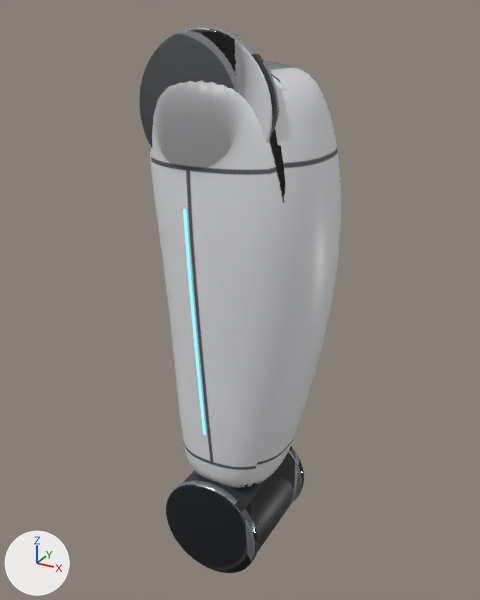
An edit to the glTF model src/my_robot_description/meshes/legs/glb/right_thigh.glb, drawn before and after from the same camera.
Camera for both pictures: a 50 mm camera at (0.232, -0.418, 0.061) aimed at (0.0, 0.004, -0.15). The axes (+X, +Y, +Z) are drawn at lower left. The lights are the same throughout. The older version comes first. Vertices at exactly the same position are counted once.

Objects in the first picture: 'right_thigh'.
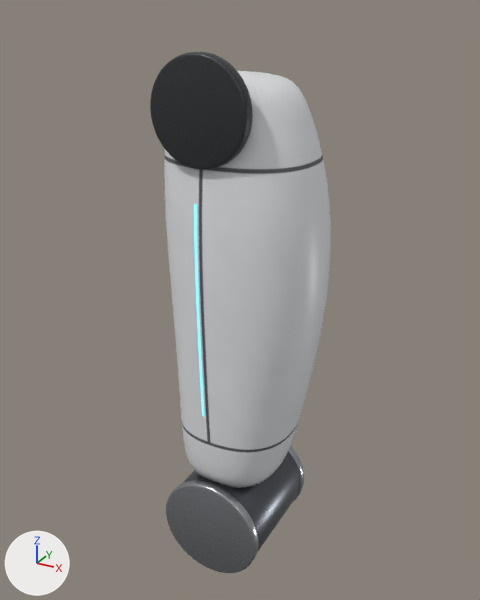
What the commit changed:
me_right_thigh is used by ob_right_thigh; location (0.0, 0.0, 0.0).
me_right_thigh had 6530 vertices, 13040 faces and spanned x -0.06..0.076, y -0.059..0.059, z -0.384..0.05.
me_right_thigh now has 6530 vertices, 13040 faces and spans x -0.051..0.07, y -0.053..0.052, z -0.384..0.036.
me_right_thigh part 1: the loose piece of 384 vertices spanning x -0.05..0.05, y -0.046..-0.034, z -0.05..0.05 is scaled about its middle by (0.715, 0.811, 0.715), then moved by (0.0, -0.008, 0.0).
me_right_thigh part 2: 3835 of 6530 vertices moved; they spanned x -0.06..0.076, y -0.059..0.059, z -0.263..0.03 and now span x -0.051..0.07, y -0.052..0.052, z -0.263..0.022; mean shift (0.0, 0.0, -0.001); largest move (-0.047, -0.035, 0.005) -> (-0.037, -0.027, 0.003).
me_right_thigh part 3: texture (UV) coordinates of 12979 of 13040 faces, centred in x -0.06..0.076, y -0.059..0.059, z -0.384..0.05, changed; they spanned u 0.0..1.0, v 0.0..0.97 and now span u 0.0..0.99, v 0.0..1.0.

Pixel boxes [x1, y1, x2, y2] of what changed, in the pictures (480 x 600 px; the box of a moved part takes in the faces that stretch with it):
'right_thigh', reshaped, surface changed (10% narrower)
    before: [139, 27, 341, 573]
    after: [150, 52, 331, 573]
part 1 of me_right_thigh, moved or reshaped
    before: [139, 27, 279, 148]
    after: [150, 52, 253, 170]
part 2 of me_right_thigh, moved or reshaped
    before: [149, 61, 341, 469]
    after: [164, 71, 331, 469]
part 3 of me_right_thigh, surface changed
    before: [139, 27, 341, 573]
    after: [150, 52, 331, 573]
